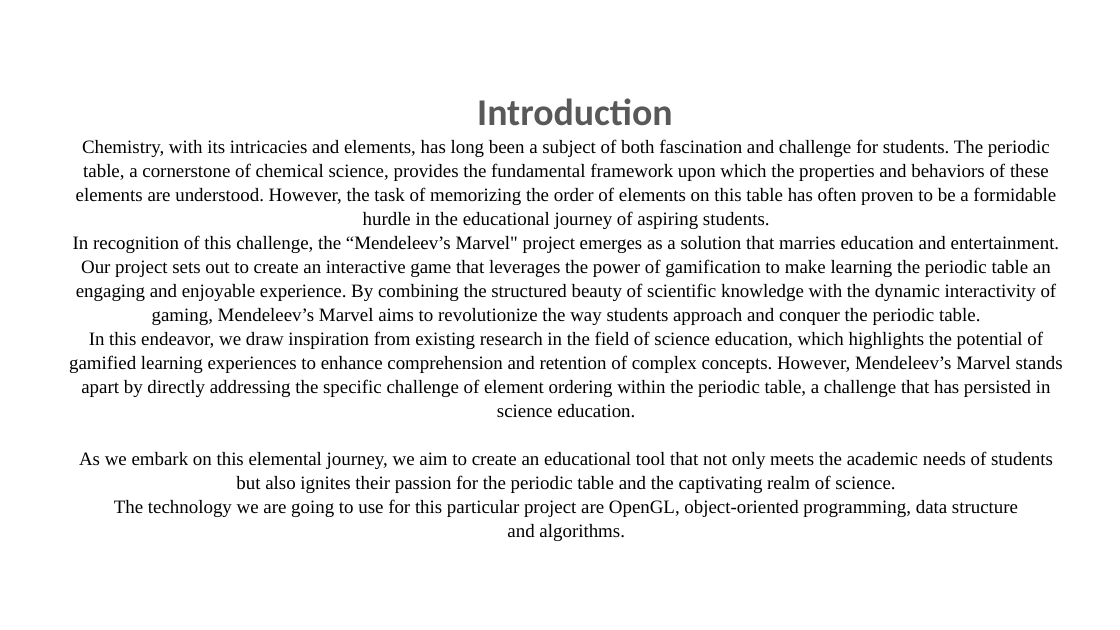
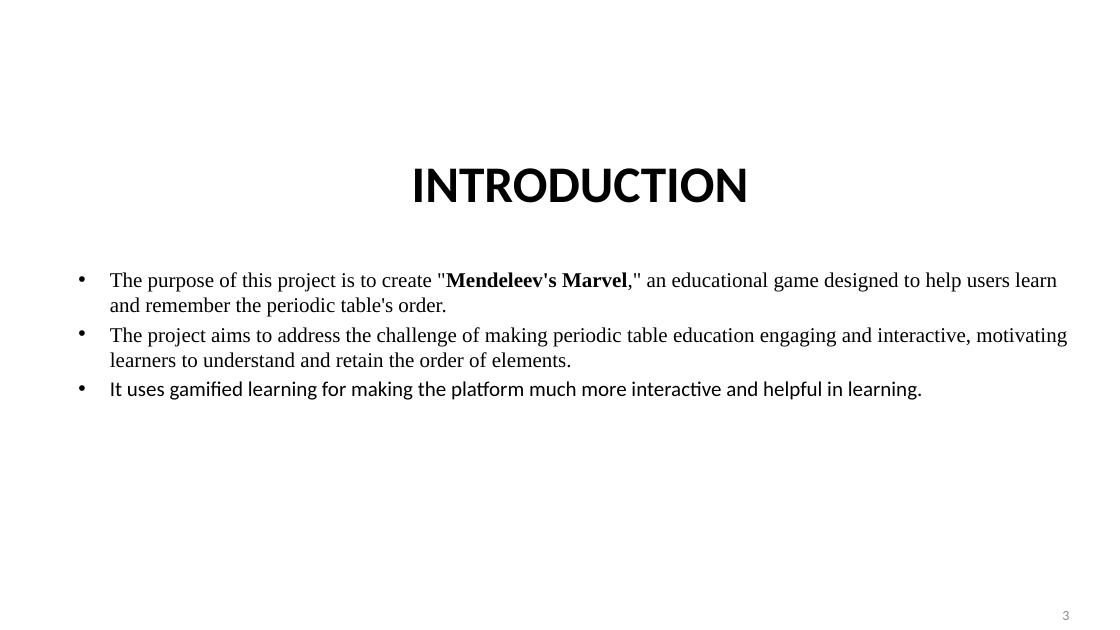
Before and after one commit to shahanxali/Mendeleev-s-Marvel, a slide deck: slide 3 of PPT_.pptx (slide 4 before the commit). Drawn at 1120x630 pixels with LibreOffice and Linux fonts; fonts in the diff are those of the drawing; background and template pictures are left out. Boxes give left, top, right and bottom in pixels: in the first picture for what was removed or moved away, otherwise in the second. Text is boxed around its words. In the diff, an @@ line names an element or a change of style, - is before the commit and + after.

```diff
--- a/PPT_.pptx
+++ b/PPT_.pptx
@@ title at [412,168,749,203]: text changed; size 16.2 to 44 pt; font Times New Roman to Calibri; bold on @@
-Introduction
-Chemistry, with its intricacies and elements, has long been a subject of both fascination and challenge for students. The periodic table, a cornerstone of chemical science, provides the fundamental framework upon which the properties and behaviors of these elements are understood. However, the task of memorizing the order of elements on this table has often proven to be a formidable hurdle in the educational journey of aspiring students.
-In recognition of this challenge, the “Mendeleev’s Marvel" project emerges as a solution that marries education and entertainment. Our project sets out to create an interactive game that leverages the power of gamification to make learning the periodic table an engaging and enjoyable experience. By combining the structured beauty of scientific knowledge with the dynamic interactivity of gaming, Mendeleev’s Marvel aims to revolutionize the way students approach and conquer the periodic table.
-In this endeavor, we draw inspiration from existing research in the field of science education, which highlights the potential of gamified learning experiences to enhance comprehension and retention of complex concepts. However, Mendeleev’s Marvel stands apart by directly addressing the specific challenge of element ordering within the periodic table, a challenge that has persisted in science education.
-As we embark on this elemental journey, we aim to create an educational tool that not only meets the academic needs of students but also ignites their passion for the periodic table and the captivating realm of science.
-The technology we are going to use for this particular project are OpenGL, object-oriented programming, data structure and algorithms.
+INTRODUCTION
@@ text added at [110,272,1067,400], 18 pt, text #000000 @@
+• The purpose of this project is to create "Mendeleev's Marvel," an educational game designed to help users learn and remember the periodic table's order.
+• The project aims to address the challenge of making periodic table education engaging and interactive, motivating learners to understand and retain the order of elements.
+• It uses gamified learning for making the platform much more interactive and helpful in learning.
@@ page number added at [1062,611,1069,620], 12 pt, text #8C8C8C @@
+3
```
Also in this commit, not shown: 8 other slides changed, 4 slides added, 8 slides removed, 7 other files.
